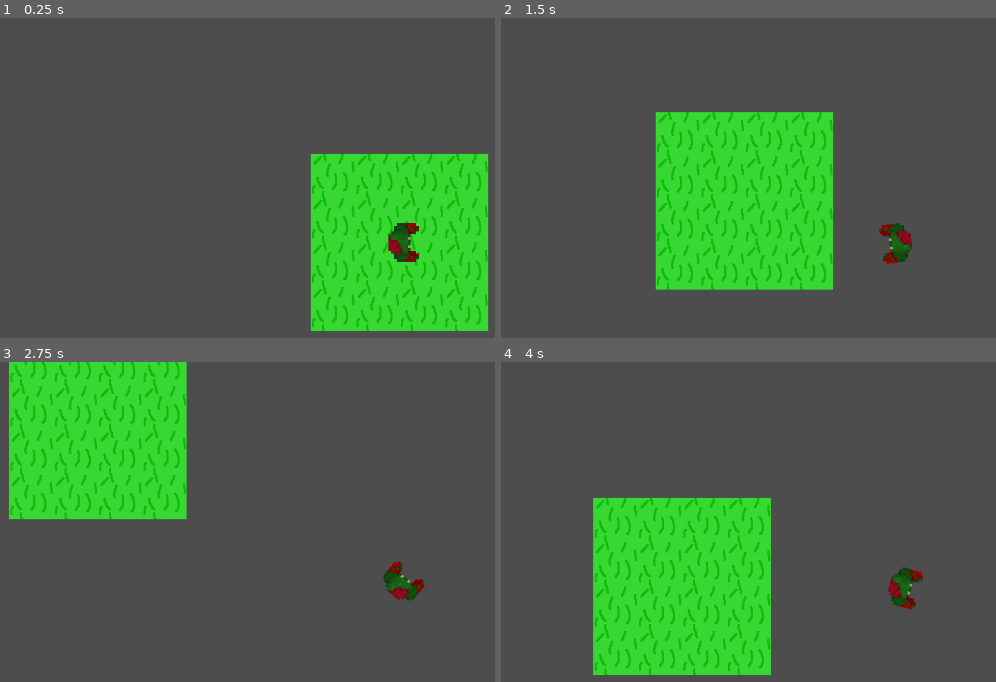
Above: before the commit, frames 1-4 (two rows, left to right).
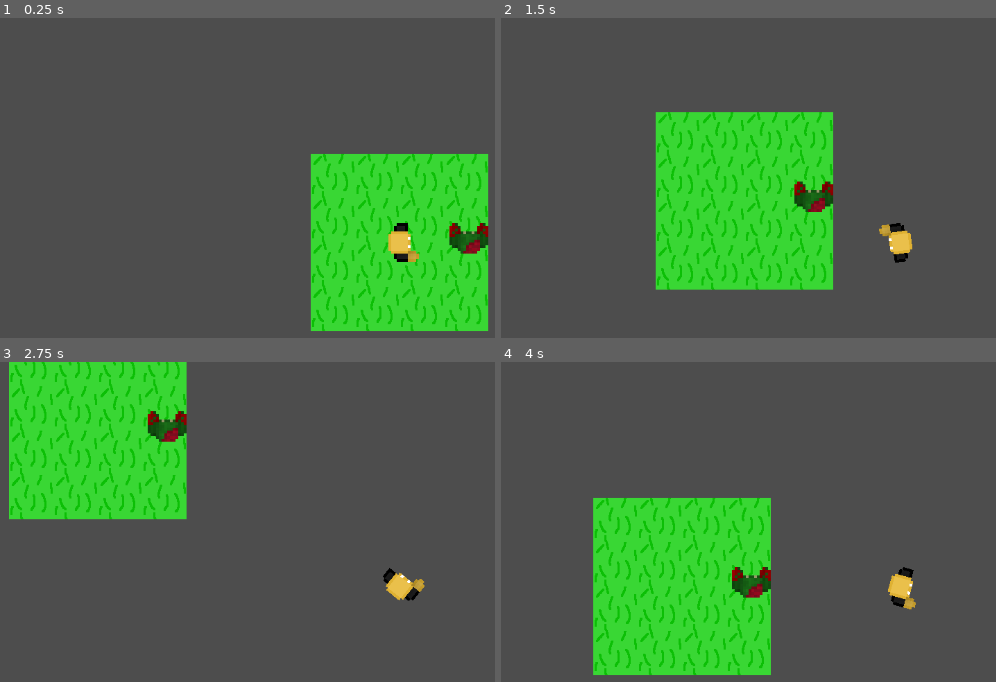
Above: after the commit, the same moments.

Repository: MCT32/ZombieShooter
Game: Godot game, scene res://levels/test.tscn
The game is run twice, just before and just after one commit, with the same random seed, the same clock (stepped at 60 frames per second) and the same inputs.
Inputs (mouse positions are in pixels of both pictures, inside the frame that each line leads up to):
- Up to frame 1 (0.25 s): no input
- Up to frame 2 (1.5 s): tap Enter at 0.5 s; move the mouse to (outside the picture) at 0.52 s; hold D (move_right) 0.53-1.28 s; move the mouse to (738, 264) at 1.27 s; hold S (move_down) from 1.28 s (still down)
- Up to frame 3 (2.75 s): move the mouse to (480, 486) at 2.02 s; release S (move_down) at 2.03 s; hold D (move_right) from 2.03 s (still down)
- Up to frame 4 (4 s): move the mouse to (862, 675) at 2.77 s; release D (move_right) at 2.78 s; hold W (move_up) 2.78-3.53 s; move the mouse to (outside the picture) at 3.52 s; hold A (move_left) from 3.53 s (still down)

The runs differ from the first frame. In frame 1, 1.2% of the frame differs, in the area x 78-99%, y 64-77%; in frame 2, 1.2%; in frame 3, 1.2%, in the area x 29-86%, y 15-75%; in frame 4, 1.2%.

Commit message:
added player sprite

Diff:
--- a/godot/levels/test.tscn
+++ b/godot/levels/test.tscn
@@ -1,7 +1,8 @@
-[gd_scene load_steps=3 format=3 uid="uid://bod158u5ikrgf"]
+[gd_scene load_steps=4 format=3 uid="uid://bod158u5ikrgf"]
 
 [ext_resource type="PackedScene" uid="uid://d22rk84d0syhy" path="res://prefabs/player.tscn" id="1_1dkmy"]
 [ext_resource type="TileSet" uid="uid://120t81rhlx3w" path="res://ground.tres" id="1_qyhlb"]
+[ext_resource type="Texture2D" uid="uid://dwrfxi6nr3okp" path="res://assets/zombie.png" id="3_elb3c"]
 
 [node name="Node2D" type="Node2D"]
 
@@ -11,3 +12,9 @@
 layer_0/tile_data = PackedInt32Array(65537, 1, 0, 65536, 1, 0, 131071, 1, 0, 131070, 1, 0, 65534, 1, 0, -2, 1, 0, -65538, 1, 0, -65537, 1, 0, -131072, 1, 0, -131071, 1, 0, -65535, 1, 0, 1, 1, 0, 0, 1, 0, 65535, 1, 0, -1, 1, 0, -65536, 1, 0)
 
 [node name="CharacterBody2D" parent="." instance=ExtResource("1_1dkmy")]
+
+[node name="Sprite2D" type="Sprite2D" parent="."]
+texture_filter = 1
+position = Vector2(100, 0)
+scale = Vector2(4, 4)
+texture = ExtResource("3_elb3c")
--- a/godot/prefabs/player.tscn
+++ b/godot/prefabs/player.tscn
@@ -1,10 +1,10 @@
 [gd_scene load_steps=4 format=3 uid="uid://d22rk84d0syhy"]
 
 [ext_resource type="Script" path="res://prefabs/player.gd" id="1_wxc6s"]
-[ext_resource type="Texture2D" uid="uid://dwrfxi6nr3okp" path="res://assets/zombie.png" id="2_hrjnq"]
+[ext_resource type="Texture2D" uid="uid://doel7iv41yxta" path="res://assets/player.png" id="2_yrg5e"]
 
 [sub_resource type="RectangleShape2D" id="RectangleShape2D_mht1g"]
-size = Vector2(64, 64)
+size = Vector2(56, 32)
 
 [node name="CharacterBody2D" type="CharacterBody2D"]
 script = ExtResource("1_wxc6s")
@@ -12,7 +12,7 @@
 [node name="Sprite2D" type="Sprite2D" parent="."]
 texture_filter = 1
 scale = Vector2(4, 4)
-texture = ExtResource("2_hrjnq")
+texture = ExtResource("2_yrg5e")
 
 [node name="CollisionShape2D" type="CollisionShape2D" parent="."]
 shape = SubResource("RectangleShape2D_mht1g")
Binary file added: godot/assets/player.png
Not shown, added: godot/assets/player.png.import
Not shown, changed: README.md
Not shown, added: assets/player.xcf
